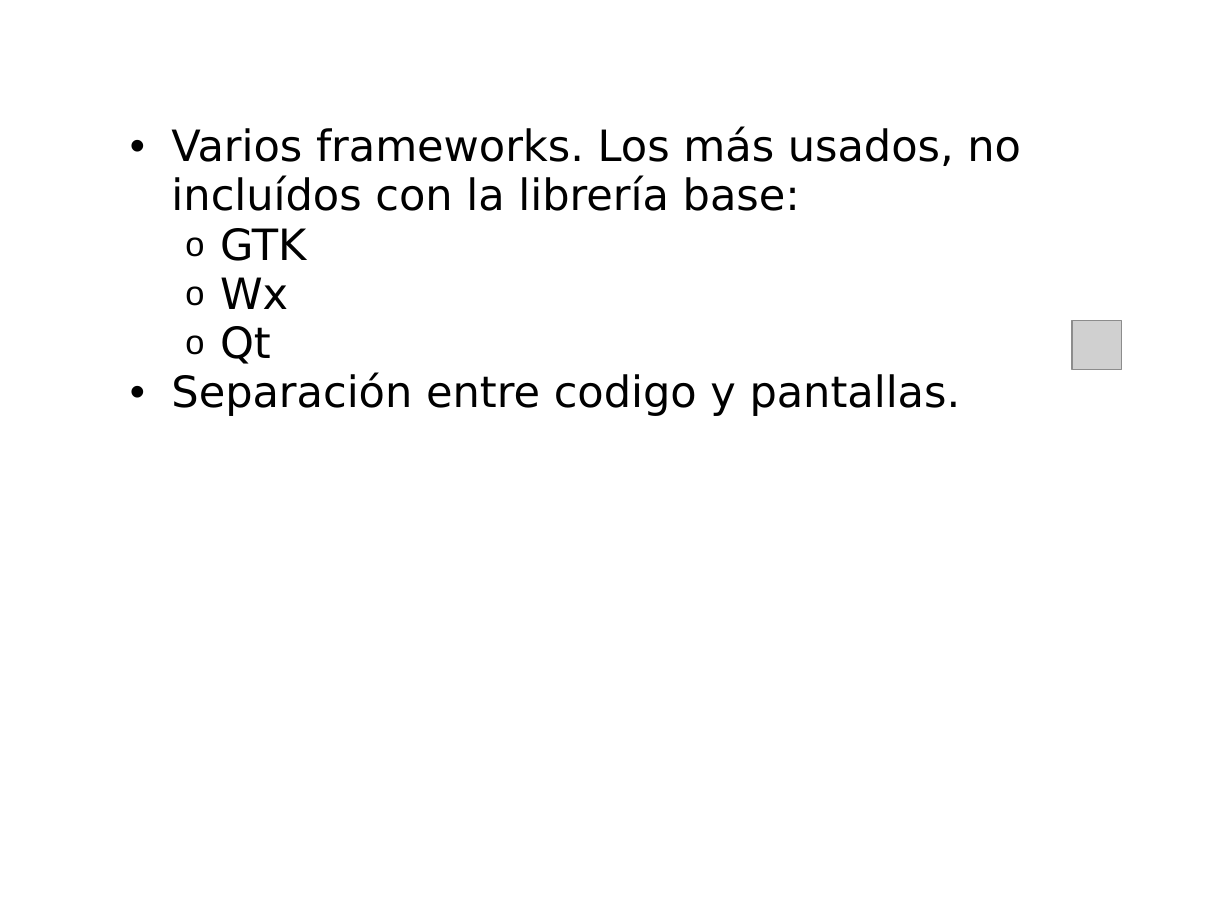
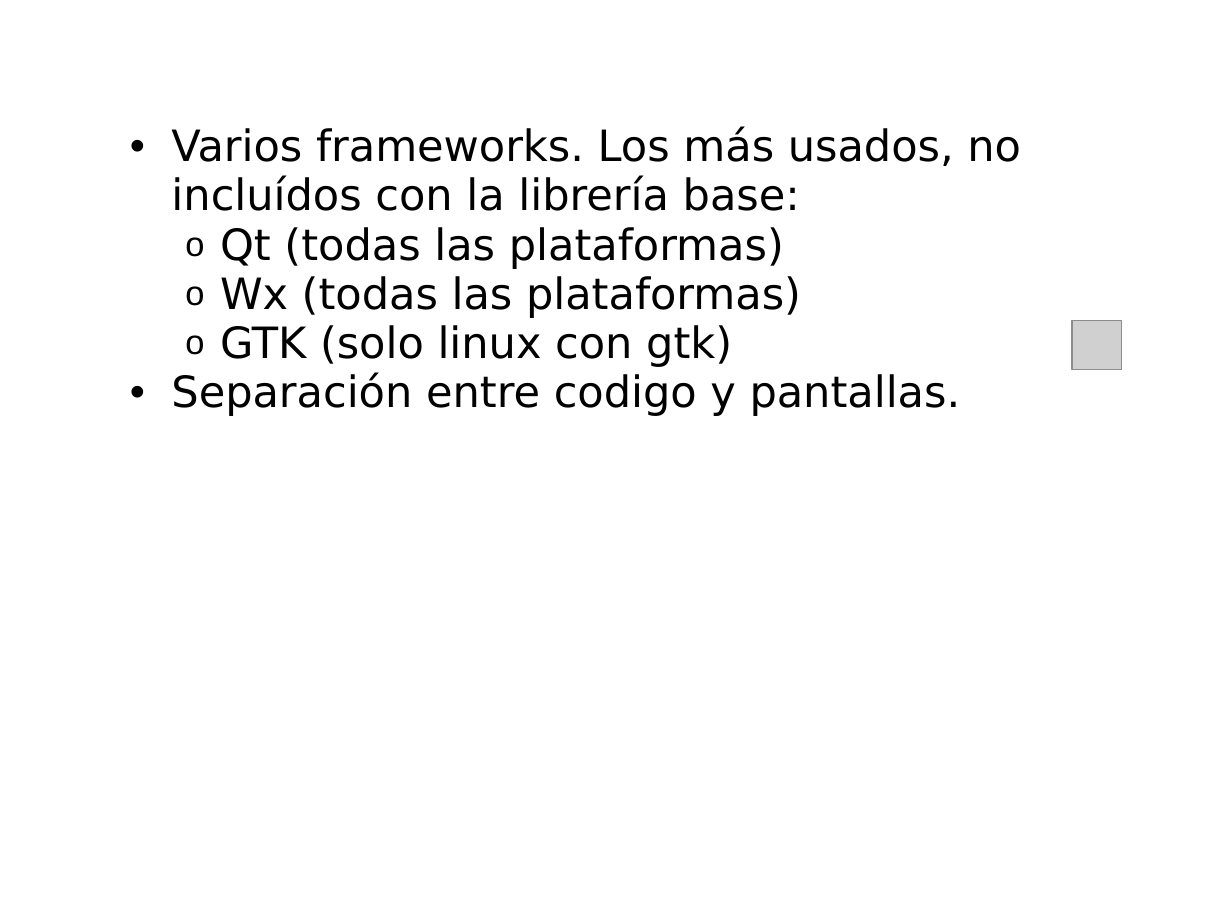
Before and after one commit to fisadev/talks, a slide deck: slide 13 of intro-python/intro-python.odp. Drawn at 1232x924 pixels with LibreOffice and Linux fonts; fonts in the diff are those of the drawing; grey boxes stand for pictures; background and template pictures are left out. Boxes give left, top, right and bottom in pixels: in the first picture for what was removed or moved away, otherwise in the second. Text is boxed around its words. In the diff, an @@ line names an element or a change of style, - is before the commit and + after.

```diff
--- a/intro-python/intro-python.odp
+++ b/intro-python/intro-python.odp
@@ subtitle at (220, 227, 801, 367): text changed @@
-    o GTK
-    o Wx
-    o Qt
+    o Qt (todas las plataformas)
+    o Wx (todas las plataformas)
+    o GTK (solo linux con gtk)
```
Also in this commit, not shown: 6 other slides changed, 1 slide added, 1 other file.
